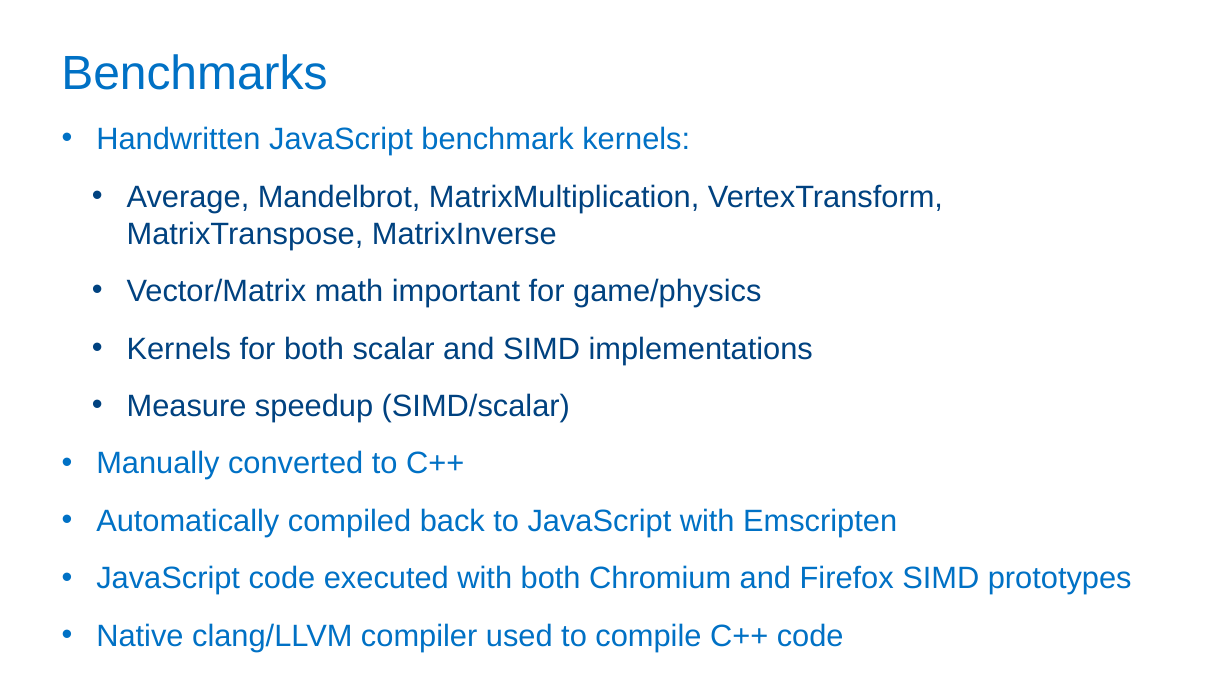
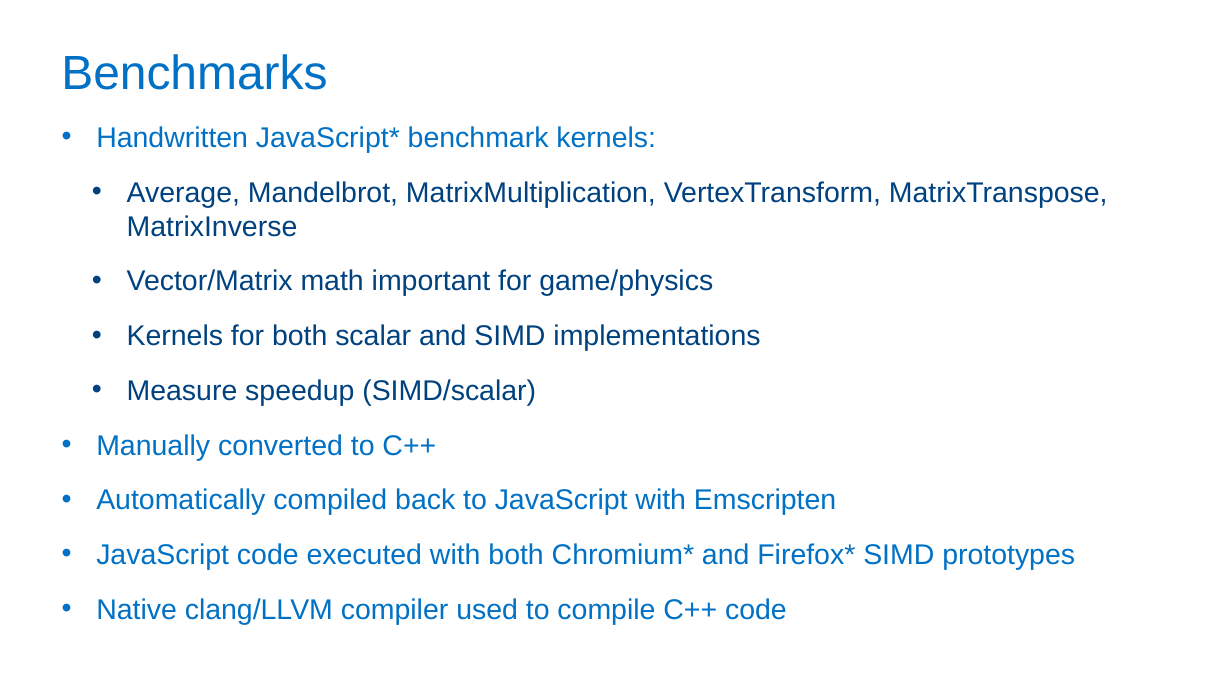
Before and after one commit to PeterJensen/wpmvp2015, a slide deck: slide 19 of simdjs-presentation.pptx. Drawn at 1232x693 pixels with LibreOffice and Linux fonts; fonts in the diff are those of the drawing; background and template pictures are left out. Boxes give left, top, right and bottom in pixels: in the first picture for what was removed or moved away, otherwise in the second. Text is boxed around its words. In the diff, an @@ line names an element or a change of style, - is before the commit and + after.

```diff
--- a/simdjs-presentation.pptx
+++ b/simdjs-presentation.pptx
@@ text at bbox=[96, 126, 656, 153]: text changed; size 24 to 22.2 pt @@
-• Handwritten JavaScript benchmark kernels:
+• Handwritten JavaScript* benchmark kernels:
@@ text at bbox=[96, 181, 1108, 624]: size 24 to 22.2 pt in "Average, Mandelbrot, MatrixMultiplication, VertexTransform,  ...", "Vector/Matrix math important for game/physics", "Kernels for both scalar and SIMD implementations", "Measure speedup (SIMD/scalar)" and 3 more places @@
@@ text at bbox=[96, 543, 1075, 570]: text changed; size 24 to 22.2 pt @@
-• JavaScript code executed with both Chromium and Firefox SIMD prototypes
+• JavaScript code executed with both Chromium* and Firefox* SIMD prototypes
```
Also in this commit, not shown: 17 other slides changed, 4 slides added, 1 other file.
